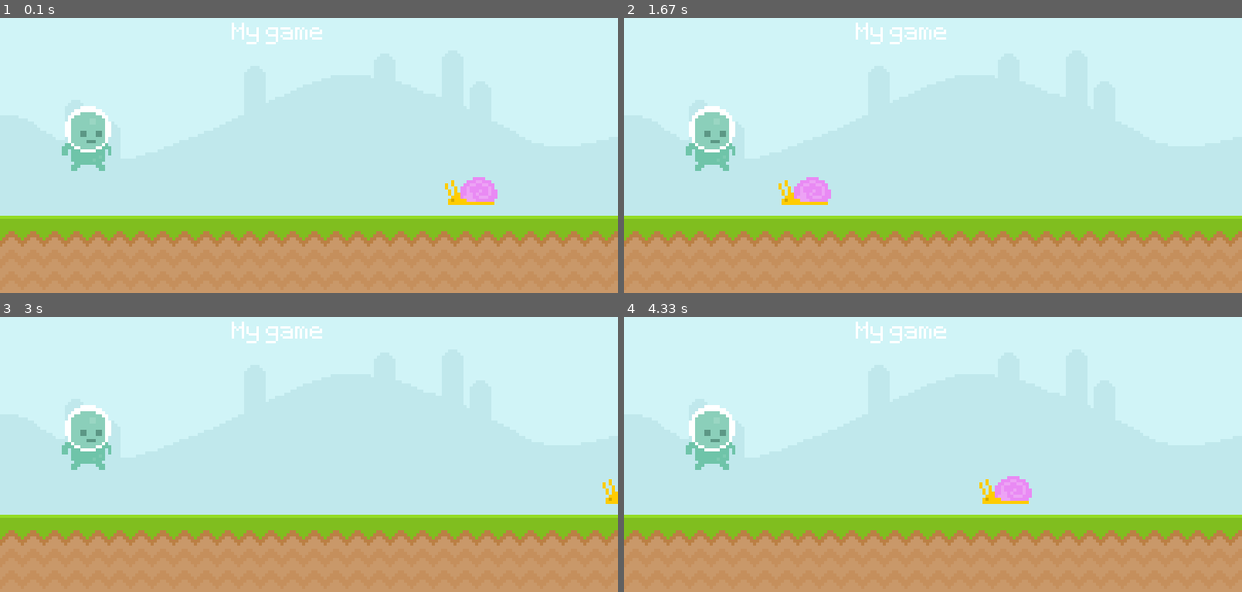
Above: before the commit, frames 1-4 (two rows, left to right).
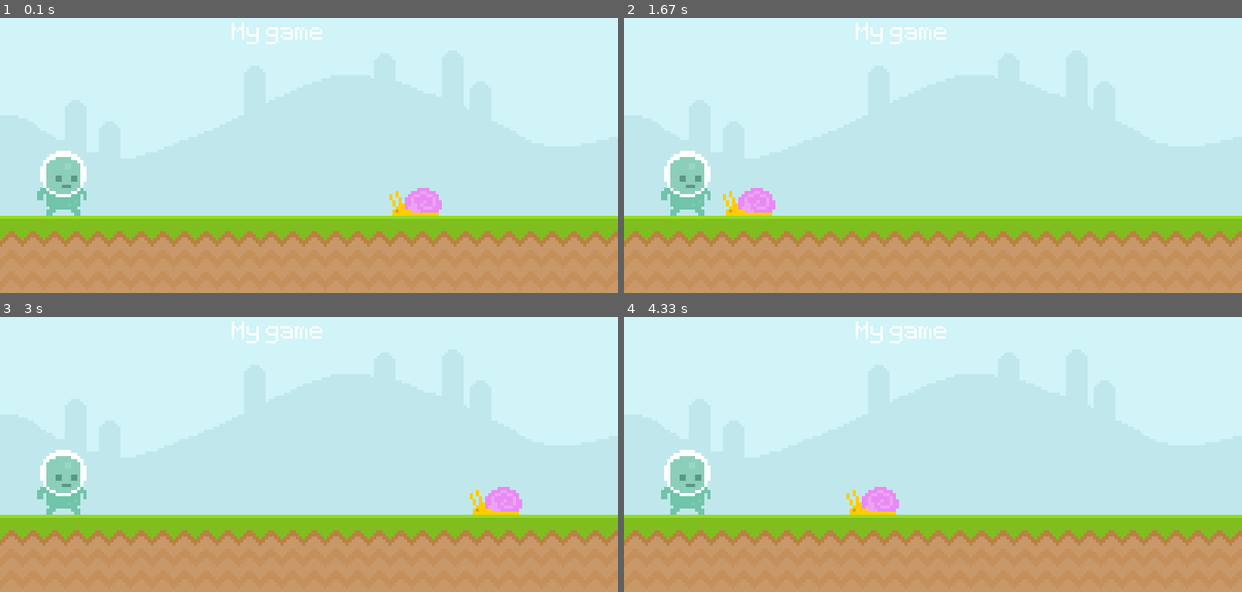
Above: after the commit, the same moments.

Repository: IvanNakov10/Pygame
Game: pygame game, started from pygame.py
Two runs of this game, one before a commit and one after it. Both use one fixed random seed, a clock stepped at 60 frames per second and the inputs below.
Inputs:
- Up to frame 1 (0.1 s): no input
- Up to frame 2 (1.67 s): no input
- Up to frame 3 (3 s): no input
- Up to frame 4 (4.33 s): no input

The runs differ from the first frame. In frame 1, 4.0% of the frame differs, in the area x 6-81%, y 32-72%; in frame 2, 4.0%; in frame 3, 3.5%; in frame 4, 4.0%.

Commit message:
snail moves with rect

Diff:
--- a/pygame.py
+++ b/pygame.py
@@ -14,10 +14,10 @@
 text_surface = font.render('My game', False, 'White')
 
 snail = pygame.image.load('Pygame/graphics/snail/snail1.png').convert_alpha()
-snail_x_pos = 600
+snail_rect = snail.get_rect(bottomright = (600, 300))
 
 player = pygame.image.load('Pygame/graphics/Player/player_walk_1.png').convert_alpha()
-player_rect = player.get_rect(midleft= (80,200))
+player_rect = player.get_rect(midbottom = (80,300))
 
 while True:
     for event in pygame.event.get():
@@ -28,10 +28,10 @@
     Screen.blit(surface,(0,0))
     Screen.blit(ground,(0,300))
     Screen.blit(text_surface,(300,50))
-    snail_x_pos -= 4
-    if snail_x_pos <= -100:
-        snail_x_pos = 800
-    Screen.blit(snail,(snail_x_pos,250))
+    snail_rect.left -= 4
+    if snail_rect.left <= 0:
+        snail_rect.left = 800
+    Screen.blit(snail,snail_rect)
     Screen.blit(player, player_rect)
 
 
